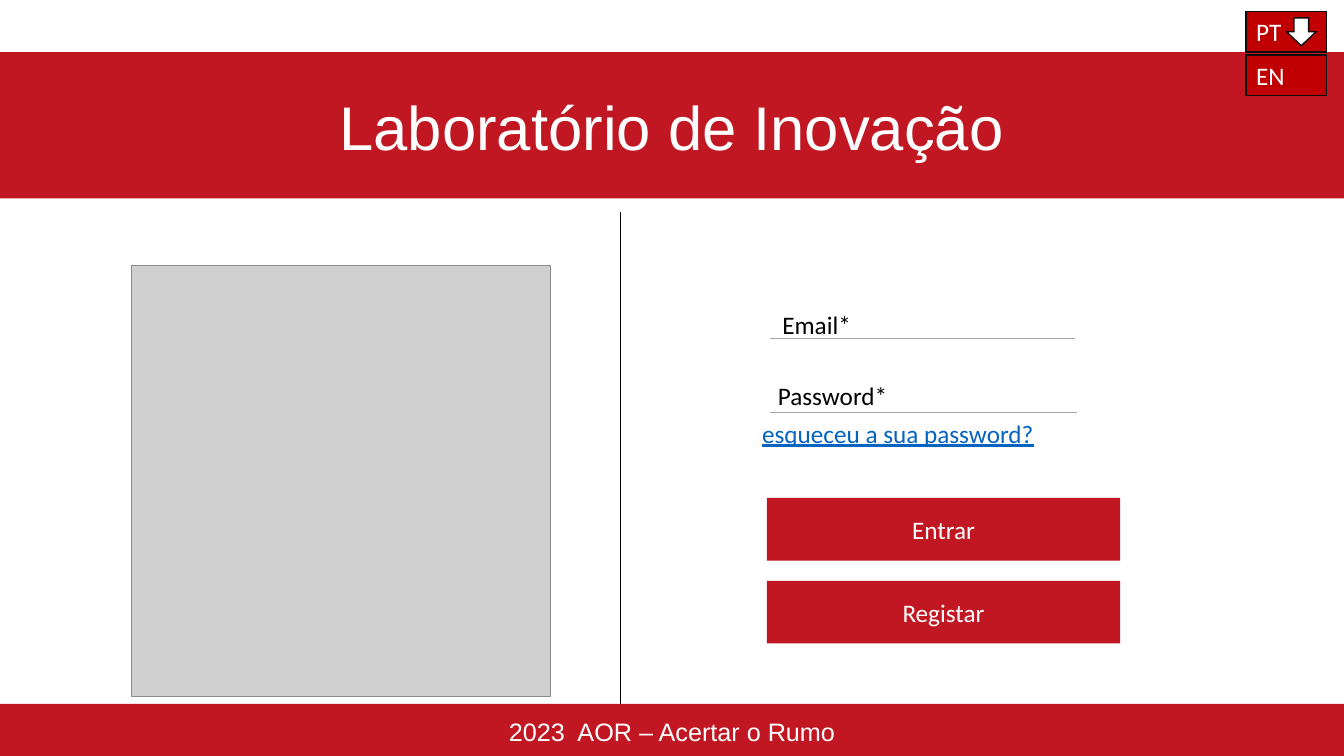
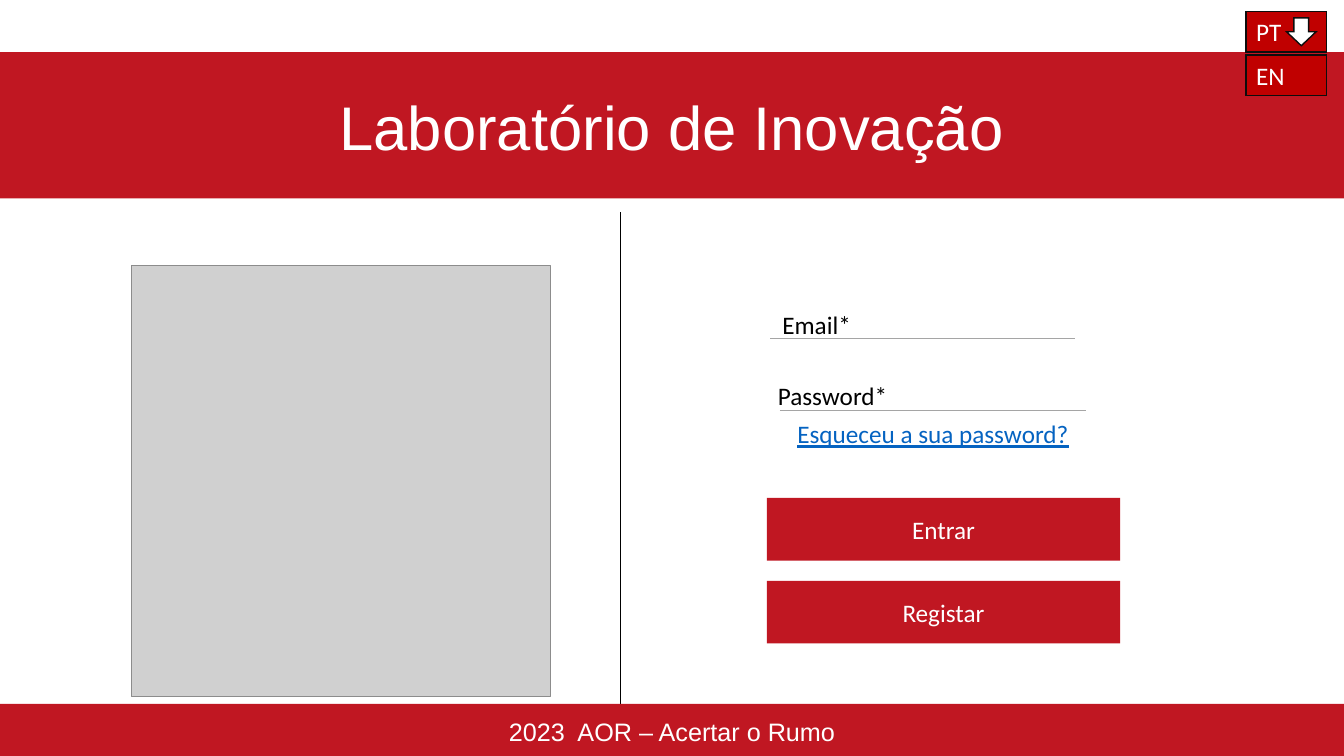
Before and after one commit to Reaf25pt/CriticalProject, a slide deck: slide 1 of frontend/Projetofinal.pptx. Drawn at 1344x756 pixels with LibreOffice and Linux fonts; fonts in the diff are those of the drawing; grey boxes stand for pictures. Boxes give left, top, right and bottom in pixels: in the first picture for what was removed or moved away, otherwise in the second. Text is boxed around its words. In the diff, an @@ line names an element or a change of style, - is before the commit and + after.

```diff
--- a/frontend/Projetofinal.pptx
+++ b/frontend/Projetofinal.pptx
@@ line moved from (770, 412) - (1077, 412) to (780, 410) - (1087, 410) @@
@@ text at (x1=797, y1=425, x2=1068, y2=448): text changed @@
-esqueceu a sua password?
+Esqueceu a sua password?
```
Also in this commit, not shown: 20 other slides changed.
